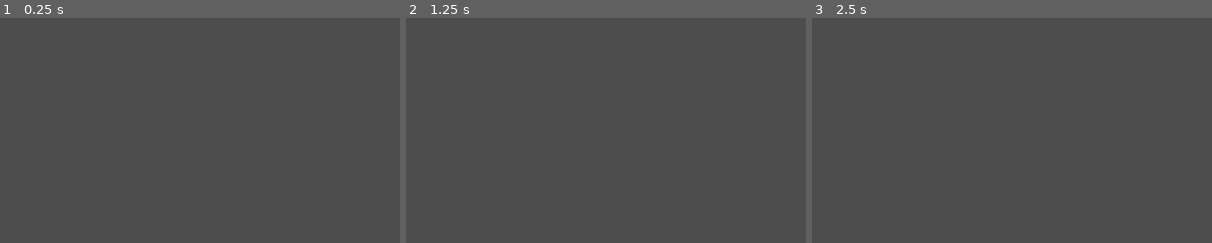
Above: before the commit, frames 1-3 (left to right).
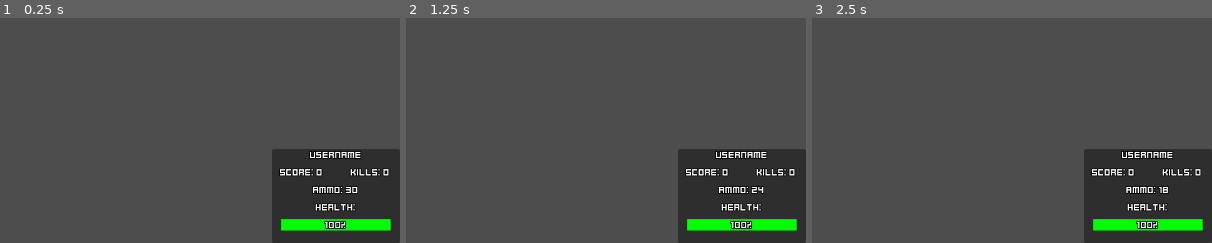
Above: after the commit, the same moments.

Repository: Sparrowworks/Left2Die
Game: Godot game, scene res://src/Game/Player/Player.tscn
Same seed, same stepped clock (60 frames per second), same inputs: the game is played once before the commit and once after it. This scene is started directly instead of the project's main scene.
Inputs (mouse positions are % of the whole screen's width and height, from its top left):
- Up to frame 1 (0.25 s): no input
- Up to frame 2 (1.25 s): tap Enter at 0.5 s; move the mouse to (72, 45) at 0.52 s; press the mouse at (72, 45) at 0.53 s; hold D (right) from 0.53 s (still down)
- Up to frame 3 (2.5 s): tap Space at 1.25 s; move the mouse to (30, 55) at 1.27 s; release D (right) at 1.28 s; release the mouse at (30, 55) at 1.28 s; hold S (down) 1.28-2.03 s; click (30, 55) at 1.35 s; move the mouse to (60, 28) at 2.02 s; press the mouse at (60, 28) at 2.03 s; hold D (right) from 2.03 s (still down)
The pictures show only the part of the screen within x 50-100%, y 50-100%; the shares and areas given below are measured in that part.

The runs differ from the first frame. In frame 1, 13% of the frame differs, in the area x 68-100%, y 58-100%; in frame 2, 13%; in frame 3, 13%.
Error in both runs: Invalid access to property or key 'bullets' on a base object of type 'null instance'. (res://src/Game/Player/player.gd:96)

Commit message:
Updated UI for game

Diff:
--- a/src/Game/Game.gd
+++ b/src/Game/Game.gd
@@ -13,8 +13,8 @@
 @onready var loading_animation: AnimationPlayer = %AnimationPlayer
 
 @onready var info_text: Label = %InfoText
-@onready var game_end_panel: PanelContainer = %GameEndPanel
-@onready var pause_panel: PanelContainer = %PausePanel
+@onready var game_end_panel: TextureRect = %GameEndPanel
+@onready var pause_panel: TextureRect = %PausePanel
 @onready var player_score_container: VBoxContainer = %PlayerScoreContainer
 
 @onready var zombie_spawn_point: PathFollow2D = %ZombieSpawnPoint
--- a/src/Game/Game.tscn
+++ b/src/Game/Game.tscn
@@ -1,18 +1,20 @@
-[gd_scene load_steps=13 format=4 uid="uid://6g7tcubrkmpk"]
+[gd_scene load_steps=17 format=4 uid="uid://6g7tcubrkmpk"]
 
 [ext_resource type="Script" path="res://src/Game/Game.gd" id="1_ecail"]
 [ext_resource type="Script" path="res://src/Game/GameManager/GameManager.gd" id="3_lqwi1"]
 [ext_resource type="PackedScene" uid="uid://bwpcx00qej3h7" path="res://src/Game/WaveSystem/WaveSystem.tscn" id="3_n0ebj"]
 [ext_resource type="TileSet" uid="uid://dqhvr481fnr7v" path="res://assets/GroundTileSet.tres" id="4_nt570"]
+[ext_resource type="Texture2D" uid="uid://bl8k24dwfa2fh" path="res://assets/images/tile_01.png" id="5_5np3a"]
+[ext_resource type="FontFile" uid="uid://cx1s85o8g7b4u" path="res://assets/Kenney Future Square.ttf" id="5_jaams"]
+[ext_resource type="Texture2D" uid="uid://cwgil6drkq2da" path="res://assets/images/Panel.png" id="7_q4edt"]
+[ext_resource type="Texture2D" uid="uid://bsudayvhfm1nh" path="res://assets/images/Default.png" id="8_weaar"]
+[ext_resource type="Texture2D" uid="uid://booyeg25k66q5" path="res://assets/images/Hover.png" id="9_trgkw"]
 
 [sub_resource type="Curve2D" id="Curve2D_ji02s"]
 _data = {
 "points": PackedVector2Array(0, 0, 0, 0, 0, 0, 0, 0, 0, 0, 0, 720, 0, 0, 0, 0, 1280, 720, 0, 0, 0, 0, 1280, 0, 0, 0, 0, 0, 0, 0)
 }
 point_count = 5
-
-[sub_resource type="StyleBoxFlat" id="StyleBoxFlat_d8oo3"]
-bg_color = Color(0.20871, 0.20871, 0.20871, 1)
 
 [sub_resource type="Animation" id="Animation_kxf6k"]
 resource_name = "Load"
@@ -115,16 +117,16 @@
 [node name="PlayerPos" type="Node" parent="."]
 
 [node name="1" type="Marker2D" parent="PlayerPos"]
-position = Vector2(130, 215)
+position = Vector2(450, 386)
 
 [node name="2" type="Marker2D" parent="PlayerPos"]
-position = Vector2(130, 315)
+position = Vector2(575, 386)
 
 [node name="3" type="Marker2D" parent="PlayerPos"]
-position = Vector2(130, 415)
+position = Vector2(700, 386)
 
 [node name="4" type="Marker2D" parent="PlayerPos"]
-position = Vector2(130, 515)
+position = Vector2(825, 386)
 
 [node name="Players" type="Node" parent="."]
 
@@ -140,7 +142,6 @@
 
 [node name="LoadingScreen" type="Control" parent="UI"]
 unique_name_in_owner = true
-visible = false
 layout_mode = 3
 anchors_preset = 15
 anchor_right = 1.0
@@ -149,14 +150,15 @@
 grow_vertical = 2
 metadata/_edit_lock_ = true
 
-[node name="Panel" type="Panel" parent="UI/LoadingScreen"]
+[node name="Panel" type="TextureRect" parent="UI/LoadingScreen"]
 layout_mode = 1
 anchors_preset = 15
 anchor_right = 1.0
 anchor_bottom = 1.0
 grow_horizontal = 2
 grow_vertical = 2
-theme_override_styles/panel = SubResource("StyleBoxFlat_d8oo3")
+texture = ExtResource("5_5np3a")
+stretch_mode = 1
 
 [node name="Loading" type="Label" parent="UI/LoadingScreen/Panel"]
 layout_mode = 1
@@ -165,12 +167,13 @@
 anchor_top = 0.5
 anchor_right = 0.5
 anchor_bottom = 0.5
-offset_left = -20.0
-offset_top = -11.5
-offset_right = 20.0
-offset_bottom = 11.5
-grow_horizontal = 2
-grow_vertical = 2
+offset_left = -345.0
+offset_top = -54.0
+offset_right = 345.0
+offset_bottom = 54.0
+grow_horizontal = 2
+grow_vertical = 2
+theme_override_fonts/font = ExtResource("5_jaams")
 theme_override_font_sizes/font_size = 96
 text = "Loading game..."
 horizontal_alignment = 1
@@ -200,6 +203,7 @@
 grow_horizontal = 2
 theme_override_colors/font_outline_color = Color(0, 0, 0, 1)
 theme_override_constants/outline_size = 10
+theme_override_fonts/font = ExtResource("5_jaams")
 theme_override_font_sizes/font_size = 36
 horizontal_alignment = 1
 
@@ -209,10 +213,206 @@
 "": SubResource("AnimationLibrary_mfjah")
 }
 
-[node name="GameEndPanel" type="PanelContainer" parent="UI/GameHUD"]
+[node name="GameEndPanel" type="TextureRect" parent="UI/GameHUD"]
 unique_name_in_owner = true
 visible = false
 custom_minimum_size = Vector2(200, 200)
+layout_mode = 1
+anchors_preset = 8
+anchor_left = 0.5
+anchor_top = 0.5
+anchor_right = 0.5
+anchor_bottom = 0.5
+offset_left = -222.0
+offset_top = -360.0
+offset_right = 330.0
+offset_bottom = 235.0
+grow_horizontal = 2
+grow_vertical = 2
+texture = ExtResource("7_q4edt")
+
+[node name="VBoxContainer" type="VBoxContainer" parent="UI/GameHUD/GameEndPanel"]
+custom_minimum_size = Vector2(300, 315)
+layout_mode = 1
+anchors_preset = 8
+anchor_left = 0.5
+anchor_top = 0.5
+anchor_right = 0.5
+anchor_bottom = 0.5
+offset_left = -154.0
+offset_top = -107.5
+offset_right = 154.0
+offset_bottom = 207.5
+grow_horizontal = 2
+grow_vertical = 2
+theme_override_constants/separation = 15
+
+[node name="Title" type="Label" parent="UI/GameHUD/GameEndPanel/VBoxContainer"]
+layout_mode = 2
+theme_override_fonts/font = ExtResource("5_jaams")
+theme_override_font_sizes/font_size = 20
+text = "Game Over!
+You survived for 0 waves.
+Players' stats:"
+horizontal_alignment = 1
+
+[node name="PlayerScoreContainer" type="VBoxContainer" parent="UI/GameHUD/GameEndPanel/VBoxContainer"]
+unique_name_in_owner = true
+layout_mode = 2
+theme_override_constants/separation = 10
+
+[node name="HBoxContainer" type="HBoxContainer" parent="UI/GameHUD/GameEndPanel/VBoxContainer/PlayerScoreContainer"]
+layout_mode = 2
+
+[node name="Title1" type="Label" parent="UI/GameHUD/GameEndPanel/VBoxContainer/PlayerScoreContainer/HBoxContainer"]
+custom_minimum_size = Vector2(100, 0)
+layout_mode = 2
+theme_override_fonts/font = ExtResource("5_jaams")
+text = "Player:"
+horizontal_alignment = 1
+
+[node name="Title2" type="Label" parent="UI/GameHUD/GameEndPanel/VBoxContainer/PlayerScoreContainer/HBoxContainer"]
+custom_minimum_size = Vector2(100, 0)
+layout_mode = 2
+theme_override_fonts/font = ExtResource("5_jaams")
+text = "Score:"
+horizontal_alignment = 1
+
+[node name="Title3" type="Label" parent="UI/GameHUD/GameEndPanel/VBoxContainer/PlayerScoreContainer/HBoxContainer"]
+custom_minimum_size = Vector2(100, 0)
+layout_mode = 2
+theme_override_fonts/font = ExtResource("5_jaams")
+text = "Kills:"
+horizontal_alignment = 1
+
+[node name="Player1Box" type="HBoxContainer" parent="UI/GameHUD/GameEndPanel/VBoxContainer/PlayerScoreContainer"]
+layout_mode = 2
+
+[node name="Player1" type="Label" parent="UI/GameHUD/GameEndPanel/VBoxContainer/PlayerScoreContainer/Player1Box"]
+custom_minimum_size = Vector2(100, 0)
+layout_mode = 2
+theme_override_fonts/font = ExtResource("5_jaams")
+text = "1:"
+horizontal_alignment = 1
+
+[node name="Score1" type="Label" parent="UI/GameHUD/GameEndPanel/VBoxContainer/PlayerScoreContainer/Player1Box"]
+custom_minimum_size = Vector2(100, 0)
+layout_mode = 2
+theme_override_fonts/font = ExtResource("5_jaams")
+text = "0"
+horizontal_alignment = 1
+
+[node name="Kills1" type="Label" parent="UI/GameHUD/GameEndPanel/VBoxContainer/PlayerScoreContainer/Player1Box"]
+custom_minimum_size = Vector2(100, 0)
+layout_mode = 2
+theme_override_fonts/font = ExtResource("5_jaams")
+text = "0"
+horizontal_alignment = 1
+
+[node name="Player2Box" type="HBoxContainer" parent="UI/GameHUD/GameEndPanel/VBoxContainer/PlayerScoreContainer"]
+layout_mode = 2
+
+[node name="Player2" type="Label" parent="UI/GameHUD/GameEndPanel/VBoxContainer/PlayerScoreContainer/Player2Box"]
+custom_minimum_size = Vector2(100, 0)
+layout_mode = 2
+theme_override_fonts/font = ExtResource("5_jaams")
+text = "1:"
+horizontal_alignment = 1
+
+[node name="Score2" type="Label" parent="UI/GameHUD/GameEndPanel/VBoxContainer/PlayerScoreContainer/Player2Box"]
+custom_minimum_size = Vector2(100, 0)
+layout_mode = 2
+theme_override_fonts/font = ExtResource("5_jaams")
+text = "0"
+horizontal_alignment = 1
+
+[node name="Kills2" type="Label" parent="UI/GameHUD/GameEndPanel/VBoxContainer/PlayerScoreContainer/Player2Box"]
+custom_minimum_size = Vector2(100, 0)
+layout_mode = 2
+theme_override_fonts/font = ExtResource("5_jaams")
+text = "0"
+horizontal_alignment = 1
+
+[node name="Player3Box" type="HBoxContainer" parent="UI/GameHUD/GameEndPanel/VBoxContainer/PlayerScoreContainer"]
+layout_mode = 2
+
+[node name="Player3" type="Label" parent="UI/GameHUD/GameEndPanel/VBoxContainer/PlayerScoreContainer/Player3Box"]
+custom_minimum_size = Vector2(100, 0)
+layout_mode = 2
+theme_override_fonts/font = ExtResource("5_jaams")
+text = "1:"
+horizontal_alignment = 1
+
+[node name="Score3" type="Label" parent="UI/GameHUD/GameEndPanel/VBoxContainer/PlayerScoreContainer/Player3Box"]
+custom_minimum_size = Vector2(100, 0)
+layout_mode = 2
+theme_override_fonts/font = ExtResource("5_jaams")
+text = "0"
+horizontal_alignment = 1
+
+[node name="Kills3" type="Label" parent="UI/GameHUD/GameEndPanel/VBoxContainer/PlayerScoreContainer/Player3Box"]
+custom_minimum_size = Vector2(100, 0)
+layout_mode = 2
+theme_override_fonts/font = ExtResource("5_jaams")
+text = "0"
+horizontal_alignment = 1
+
+[node name="Player4Box" type="HBoxContainer" parent="UI/GameHUD/GameEndPanel/VBoxContainer/PlayerScoreContainer"]
+layout_mode = 2
+
+[node name="Player4" type="Label" parent="UI/GameHUD/GameEndPanel/VBoxContainer/PlayerScoreContainer/Player4Box"]
+custom_minimum_size = Vector2(100, 0)
+layout_mode = 2
+theme_override_fonts/font = ExtResource("5_jaams")
+text = "1:"
+horizontal_alignment = 1
+
+[node name="Score4" type="Label" parent="UI/GameHUD/GameEndPanel/VBoxContainer/PlayerScoreContainer/Player4Box"]
+custom_minimum_size = Vector2(100, 0)
+layout_mode = 2
+theme_override_fonts/font = ExtResource("5_jaams")
+text = "0"
+horizontal_alignment = 1
+
+[node name="Kills4" type="Label" parent="UI/GameHUD/GameEndPanel/VBoxContainer/PlayerScoreContainer/Player4Box"]
+custom_minimum_size = Vector2(100, 0)
+layout_mode = 2
+theme_override_fonts/font = ExtResource("5_jaams")
+text = "0"
+horizontal_alignment = 1
+
+[node name="Control" type="Control" parent="UI/GameHUD/GameEndPanel/VBoxContainer"]
+custom_minimum_size = Vector2(0, 85)
+layout_mode = 2
+
+[node name="MenuButton" type="TextureButton" parent="UI/GameHUD/GameEndPanel/VBoxContainer/Control"]
+layout_mode = 1
+anchors_preset = 5
+anchor_left = 0.5
+anchor_right = 0.5
+offset_left = -80.0
+offset_right = 80.0
+offset_bottom = 85.0
+grow_horizontal = 2
+texture_normal = ExtResource("8_weaar")
+texture_hover = ExtResource("9_trgkw")
+
+[node name="Label" type="Label" parent="UI/GameHUD/GameEndPanel/VBoxContainer/Control/MenuButton"]
+layout_mode = 1
+anchors_preset = 15
+anchor_right = 1.0
+anchor_bottom = 1.0
+grow_horizontal = 2
+grow_vertical = 2
+theme_override_fonts/font = ExtResource("5_jaams")
+theme_override_font_sizes/font_size = 26
+text = "MENU"
+horizontal_alignment = 1
+vertical_alignment = 1
+
+[node name="PausePanel" type="TextureRect" parent="UI/GameHUD"]
+unique_name_in_owner = true
+visible = false
 layout_mode = 1
 anchors_preset = 8
 anchor_left = 0.5
@@ -225,152 +425,9 @@
 offset_bottom = 100.0
 grow_horizontal = 2
 grow_vertical = 2
-
-[node name="VBoxContainer" type="VBoxContainer" parent="UI/GameHUD/GameEndPanel"]
-custom_minimum_size = Vector2(300, 315)
-layout_mode = 2
-theme_override_constants/separation = 15
-
-[node name="Title" type="Label" parent="UI/GameHUD/GameEndPanel/VBoxContainer"]
-layout_mode = 2
-text = "Game Over!
-You survived for 0 waves.
-Players' stats:"
-horizontal_alignment = 1
-
-[node name="PlayerScoreContainer" type="VBoxContainer" parent="UI/GameHUD/GameEndPanel/VBoxContainer"]
-unique_name_in_owner = true
-layout_mode = 2
-theme_override_constants/separation = 10
-
-[node name="HBoxContainer" type="HBoxContainer" parent="UI/GameHUD/GameEndPanel/VBoxContainer/PlayerScoreContainer"]
-layout_mode = 2
-
-[node name="Title1" type="Label" parent="UI/GameHUD/GameEndPanel/VBoxContainer/PlayerScoreContainer/HBoxContainer"]
-custom_minimum_size = Vector2(100, 0)
-layout_mode = 2
-text = "Player:"
-horizontal_alignment = 1
-
-[node name="Title2" type="Label" parent="UI/GameHUD/GameEndPanel/VBoxContainer/PlayerScoreContainer/HBoxContainer"]
-custom_minimum_size = Vector2(100, 0)
-layout_mode = 2
-text = "Score:"
-horizontal_alignment = 1
-
-[node name="Title3" type="Label" parent="UI/GameHUD/GameEndPanel/VBoxContainer/PlayerScoreContainer/HBoxContainer"]
-custom_minimum_size = Vector2(100, 0)
-layout_mode = 2
-text = "Kills:"
-horizontal_alignment = 1
-
-[node name="Player1Box" type="HBoxContainer" parent="UI/GameHUD/GameEndPanel/VBoxContainer/PlayerScoreContainer"]
-visible = false
-layout_mode = 2
-
-[node name="Player1" type="Label" parent="UI/GameHUD/GameEndPanel/VBoxContainer/PlayerScoreContainer/Player1Box"]
-custom_minimum_size = Vector2(100, 0)
-layout_mode = 2
-text = "1:"
-horizontal_alignment = 1
-
-[node name="Score1" type="Label" parent="UI/GameHUD/GameEndPanel/VBoxContainer/PlayerScoreContainer/Player1Box"]
-custom_minimum_size = Vector2(100, 0)
-layout_mode = 2
-text = "0"
-horizontal_alignment = 1
-
-[node name="Kills1" type="Label" parent="UI/GameHUD/GameEndPanel/VBoxContainer/PlayerScoreContainer/Player1Box"]
-custom_minimum_size = Vector2(100, 0)
-layout_mode = 2
-text = "0"
-horizontal_alignment = 1
-
-[node name="Player2Box" type="HBoxContainer" parent="UI/GameHUD/GameEndPanel/VBoxContainer/PlayerScoreContainer"]
-visible = false
-layout_mode = 2
-
-[node name="Player2" type="Label" parent="UI/GameHUD/GameEndPanel/VBoxContainer/PlayerScoreContainer/Player2Box"]
-custom_minimum_size = Vector2(100, 0)
-layout_mode = 2
-text = "1:"
-horizontal_alignment = 1
-
-[node name="Score2" type="Label" parent="UI/GameHUD/GameEndPanel/VBoxContainer/PlayerScoreContainer/Player2Box"]
-custom_minimum_size = Vector2(100, 0)
-layout_mode = 2
-text = "0"
-horizontal_alignment = 1
-
-[node name="Kills2" type="Label" parent="UI/GameHUD/GameEndPanel/VBoxContainer/PlayerScoreContainer/Player2Box"]
-custom_minimum_size = Vector2(100, 0)
-layout_mode = 2
-text = "0"
-horizontal_alignment = 1
-
-[node name="Player3Box" type="HBoxContainer" parent="UI/GameHUD/GameEndPanel/VBoxContainer/PlayerScoreContainer"]
-visible = false
-layout_mode = 2
-
-[node name="Player3" type="Label" parent="UI/GameHUD/GameEndPanel/VBoxContainer/PlayerScoreContainer/Player3Box"]
-custom_minimum_size = Vector2(100, 0)
-layout_mode = 2
-text = "1:"
-horizontal_alignment = 1
-
-[node name="Score3" type="Label" parent="UI/GameHUD/GameEndPanel/VBoxContainer/PlayerScoreContainer/Player3Box"]
-custom_minimum_size = Vector2(100, 0)
-layout_mode = 2
-text = "0"
-horizontal_alignment = 1
-
-[node name="Kills3" type="Label" parent="UI/GameHUD/GameEndPanel/VBoxContainer/PlayerScoreContainer/Player3Box"]
-custom_minimum_size = Vector2(100, 0)
-layout_mode = 2
-text = "0"
-horizontal_alignment = 1
-
-[node name="Player4Box" type="HBoxContainer" parent="UI/GameHUD/GameEndPanel/VBoxContainer/PlayerScoreContainer"]
-visible = false
-layout_mode = 2
-
-[node name="Player4" type="Label" parent="UI/GameHUD/GameEndPanel/VBoxContainer/PlayerScoreContainer/Player4Box"]
-custom_minimum_size = Vector2(100, 0)
-layout_mode = 2
-text = "1:"
-horizontal_alignment = 1
-
-[node name="Score4" type="Label" parent="UI/GameHUD/GameEndPanel/VBoxContainer/PlayerScoreContainer/Player4Box"]
-custom_minimum_size = Vector2(100, 0)
-layout_mode = 2
-text = "0"
-horizontal_alignment = 1
-
-[node name="Kills4" type="Label" parent="UI/GameHUD/GameEndPanel/VBoxContainer/PlayerScoreContainer/Player4Box"]
-custom_minimum_size = Vector2(100, 0)
-layout_mode = 2
-text = "0"
-horizontal_alignment = 1
-
-[node name="Control" type="Control" parent="UI/GameHUD/GameEndPanel/VBoxContainer"]
-layout_mode = 2
-
-[node name="MenuButton" type="Button" parent="UI/GameHUD/GameEndPanel/VBoxContainer/Control"]
-custom_minimum_size = Vector2(100, 50)
-layout_mode = 1
-anchors_preset = 5
-anchor_left = 0.5
-anchor_right = 0.5
-offset_left = -50.0
-offset_right = 50.0
-offset_bottom = 50.0
-grow_horizontal = 2
-theme_override_font_sizes/font_size = 24
-text = "Menu"
-
-[node name="PausePanel" type="PanelContainer" parent="UI/GameHUD"]
-unique_name_in_owner = true
-visible = false
+texture = ExtResource("7_q4edt")
+
+[node name="VBoxContainer" type="VBoxContainer" parent="UI/GameHUD/PausePanel"]
 layout_mode = 1
 anchors_preset = 8
 anchor_left = 0.5
@@ -378,50 +435,78 @@
 anchor_right = 0.5
 anchor_bottom = 0.5
 offset_left = -100.0
-offset_top = -100.0
+offset_top = -47.5
 offset_right = 100.0
-offset_bottom = 100.0
-grow_horizontal = 2
-grow_vertical = 2
-
-[node name="VBoxContainer" type="VBoxContainer" parent="UI/GameHUD/PausePanel"]
-layout_mode = 2
+offset_bottom = 152.5
+grow_horizontal = 2
+grow_vertical = 2
 theme_override_constants/separation = 25
 alignment = 1
 
+[node name="Title" type="Label" parent="UI/GameHUD/PausePanel/VBoxContainer"]
+layout_mode = 2
+theme_override_fonts/font = ExtResource("5_jaams")
+theme_override_font_sizes/font_size = 36
+text = "PAUSE MENU"
+horizontal_alignment = 1
+
 [node name="Control2" type="Control" parent="UI/GameHUD/PausePanel/VBoxContainer"]
-custom_minimum_size = Vector2(0, 50)
-layout_mode = 2
-
-[node name="ResumeButton" type="Button" parent="UI/GameHUD/PausePanel/VBoxContainer/Control2"]
-custom_minimum_size = Vector2(100, 50)
+custom_minimum_size = Vector2(0, 85)
+layout_mode = 2
+
+[node name="ResumeButton" type="TextureButton" parent="UI/GameHUD/PausePanel/VBoxContainer/Control2"]
 layout_mode = 1
 anchors_preset = 5
 anchor_left = 0.5
 anchor_right = 0.5
-offset_left = -50.0
-offset_right = 50.0
-offset_bottom = 50.0
-grow_horizontal = 2
-theme_override_font_sizes/font_size = 24
-text = "Resume"
+offset_left = -80.0
+offset_right = 80.0
+offset_bottom = 85.0
+grow_horizontal = 2
+texture_normal = ExtResource("8_weaar")
+texture_hover = ExtResource("9_trgkw")
+
+[node name="Label" type="Label" parent="UI/GameHUD/PausePanel/VBoxContainer/Control2/ResumeButton"]
+layout_mode = 1
+anchors_preset = 15
+anchor_right = 1.0
+anchor_bottom = 1.0
+grow_horizontal = 2
+grow_vertical = 2
+theme_override_fonts/font = ExtResource("5_jaams")
+theme_override_font_sizes/font_size = 26
+text = "RESUME"
+horizontal_alignment = 1
+vertical_alignment = 1
 
 [node name="Control" type="Control" parent="UI/GameHUD/PausePanel/VBoxContainer"]
-custom_minimum_size = Vector2(0, 50)
-layout_mode = 2
-
-[node name="MenuButton" type="Button" parent="UI/GameHUD/PausePanel/VBoxContainer/Control"]
-custom_minimum_size = Vector2(100, 50)
+custom_minimum_size = Vector2(0, 85)
+layout_mode = 2
+
+[node name="MenuButton" type="TextureButton" parent="UI/GameHUD/PausePanel/VBoxContainer/Control"]
 layout_mode = 1
 anchors_preset = 5
 anchor_left = 0.5
 anchor_right = 0.5
-offset_left = -50.0
-offset_right = 50.0
-offset_bottom = 50.0
-grow_horizontal = 2
-theme_override_font_sizes/font_size = 24
-text = "Menu"
+offset_left = -80.0
+offset_right = 80.0
+offset_bottom = 85.0
+grow_horizontal = 2
+texture_normal = ExtResource("8_weaar")
+texture_hover = ExtResource("9_trgkw")
+
+[node name="Label" type="Label" parent="UI/GameHUD/PausePanel/VBoxContainer/Control/MenuButton"]
+layout_mode = 1
+anchors_preset = 15
+anchor_right = 1.0
+anchor_bottom = 1.0
+grow_horizontal = 2
+grow_vertical = 2
+theme_override_fonts/font = ExtResource("5_jaams")
+theme_override_font_sizes/font_size = 26
+text = "MENU"
+horizontal_alignment = 1
+vertical_alignment = 1
 
 [connection signal="update_info_text" from="WaveSystem" to="." method="_on_wave_system_update_info_text"]
 [connection signal="wave_ended" from="WaveSystem" to="." method="_on_wave_system_wave_ended"]
--- a/src/Game/Player/Player.tscn
+++ b/src/Game/Player/Player.tscn
@@ -1,7 +1,8 @@
-[gd_scene load_steps=7 format=3 uid="uid://dbhb0foyyu6wx"]
+[gd_scene load_steps=8 format=3 uid="uid://dbhb0foyyu6wx"]
 
 [ext_resource type="Script" path="res://src/Game/Player/player.gd" id="1_5cqo4"]
 [ext_resource type="Texture2D" uid="uid://chuheiw3vyp02" path="res://assets/images/player1.png" id="1_rglww"]
+[ext_resource type="FontFile" uid="uid://cx1s85o8g7b4u" path="res://assets/Kenney Future Square.ttf" id="3_rtd01"]
 
 [sub_resource type="RectangleShape2D" id="RectangleShape2D_b7ufv"]
 size = Vector2(34, 48)
@@ -59,7 +60,6 @@
 [node name="AttackTimer" type="Timer" parent="."]
 
 [node name="UI" type="CanvasLayer" parent="."]
-visible = false
 
 [node name="Control" type="Control" parent="UI"]
 layout_mode = 3
@@ -77,20 +77,22 @@
 anchor_top = 1.0
 anchor_right = 1.0
 anchor_bottom = 1.0
-offset_left = -40.0
-offset_top = -40.0
+offset_left = -205.0
+offset_top = -150.0
 grow_horizontal = 0
 grow_vertical = 0
 
 [node name="VBoxContainer" type="VBoxContainer" parent="UI/Control/PanelContainer"]
 custom_minimum_size = Vector2(200, 150)
 layout_mode = 2
+theme_override_constants/separation = 10
 
 [node name="UsernameText" type="Label" parent="UI/Control/PanelContainer/VBoxContainer"]
 unique_name_in_owner = true
 layout_mode = 2
 theme_override_colors/font_outline_color = Color(0, 0, 0, 1)
 theme_override_constants/outline_size = 5
+theme_override_fonts/font = ExtResource("3_rtd01")
 text = "USERNAME"
 horizontal_alignment = 1
 
@@ -105,6 +107,7 @@
 layout_mode = 2
 theme_override_colors/font_outline_color = Color(0, 0, 0, 1)
 theme_override_constants/outline_size = 5
+theme_override_fonts/font = ExtResource("3_rtd01")
 text = "Score: 0"
 horizontal_alignment = 1
 
@@ -114,6 +117,7 @@
 layout_mode = 2
 theme_override_colors/font_outline_color = Color(0, 0, 0, 1)
 theme_override_constants/outline_size = 5
+theme_override_fonts/font = ExtResource("3_rtd01")
 text = "Kills: 0"
 horizontal_alignment = 1
 
@@ -122,6 +126,7 @@
 layout_mode = 2
 theme_override_colors/font_outline_color = Color(0, 0, 0, 1)
 theme_override_constants/outline_size = 5
+theme_override_fonts/font = ExtResource("3_rtd01")
 text = "Ammo: 30"
 horizontal_alignment = 1
 
@@ -129,12 +134,28 @@
 layout_mode = 2
 theme_override_colors/font_outline_color = Color(0, 0, 0, 1)
 theme_override_constants/outline_size = 5
+theme_override_fonts/font = ExtResource("3_rtd01")
 text = "Health:"
 horizontal_alignment = 1
 
-[node name="HealthBar" type="ProgressBar" parent="UI/Control/PanelContainer/VBoxContainer"]
+[node name="Control" type="Control" parent="UI/Control/PanelContainer/VBoxContainer"]
+custom_minimum_size = Vector2(0, 20)
+layout_mode = 2
+
+[node name="HealthBar" type="ProgressBar" parent="UI/Control/PanelContainer/VBoxContainer/Control"]
 unique_name_in_owner = true
-layout_mode = 2
+custom_minimum_size = Vector2(150, 0)
+layout_mode = 1
+anchors_preset = 5
+anchor_left = 0.5
+anchor_right = 0.5
+offset_left = -87.5
+offset_right = 87.5
+offset_bottom = 18.0
+grow_horizontal = 2
+theme_override_colors/font_outline_color = Color(0, 0, 0, 1)
+theme_override_constants/outline_size = 5
+theme_override_fonts/font = ExtResource("3_rtd01")
 theme_override_styles/background = SubResource("StyleBoxFlat_f3tpj")
 theme_override_styles/fill = SubResource("StyleBoxFlat_m8rkq")
 value = 100.0
